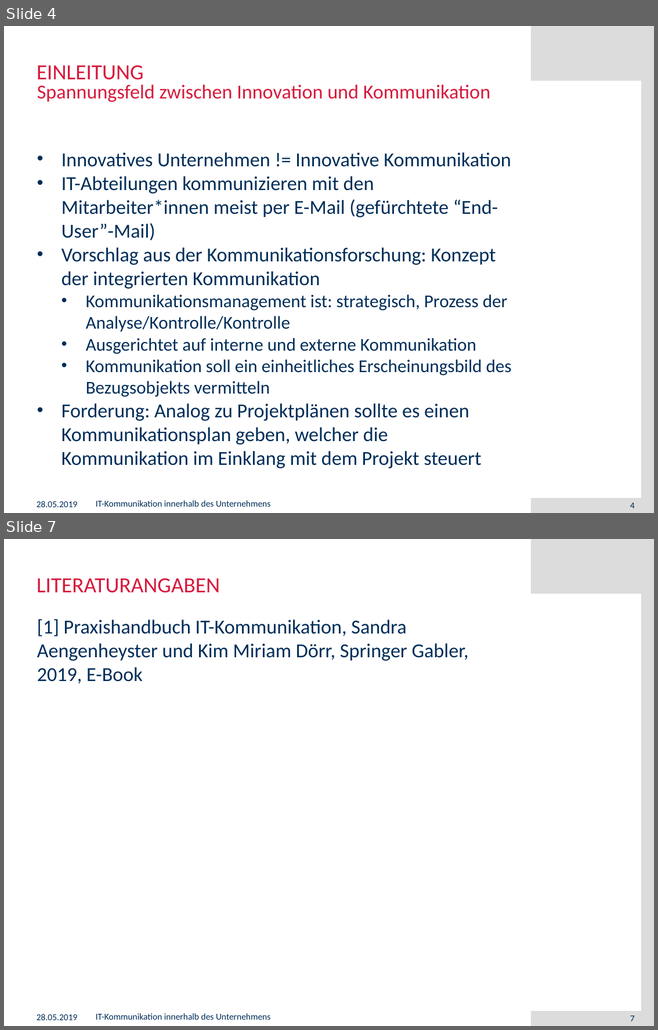
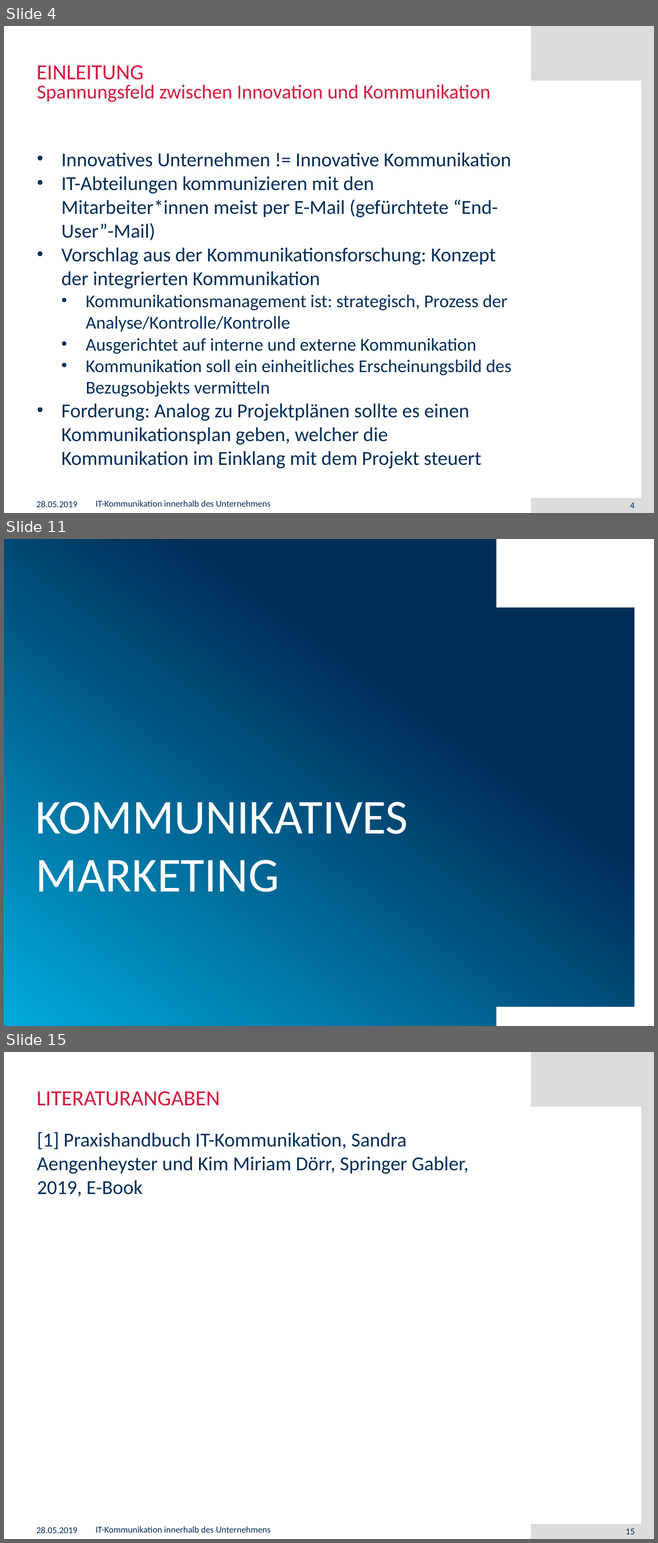
Before and after one commit to muensto/itm_vortrag_1233, a slide deck: 20190528.pptx. Shown one above the other, each under a label of ours: slides 4 and 7 before the commit, slides 4, 11 and 15 after it; the slides between them are not shown. The pictures are 658x1030 and 658x1543 pixels, drawn with LibreOffice and Linux fonts; fonts in the diff are those of the drawing; background and template pictures are left out. Boxes give left, top, right and bottom in pixels: in the first picture for what was removed or moved away, otherwise in the second. Text is boxed around its words. In the diff, an @@ line names an element or a change of style, - is before the commit and + after.

```diff
--- a/20190528.pptx
+++ b/20190528.pptx
@@ slide 11 added at (x1=4, y1=539, x2=654, y2=1026), background gradient #00AADC to #002D58 @@
@@ rectangle added at (x1=496, y1=539, x2=654, y2=608), fill #FFFFFF @@
@@ rectangle added at (x1=634, y1=539, x2=654, y2=1026), fill #FFFFFF @@
@@ text added at (x1=36, y1=793, x2=408, y2=892), 54 pt, text #FFFFFF @@
+KOMMUNIKATIVES MARKETING
@@ rectangle added at (x1=496, y1=1006, x2=654, y2=1026), fill #FFFFFF @@
@@ what was slide 7 is now slide 15 @@
@@ page number at (x1=625, y1=1529, x2=634, y2=1535): text changed @@
-7
+15
```
Also in this commit, not shown: 3 slides changed, 7 other slides added.
